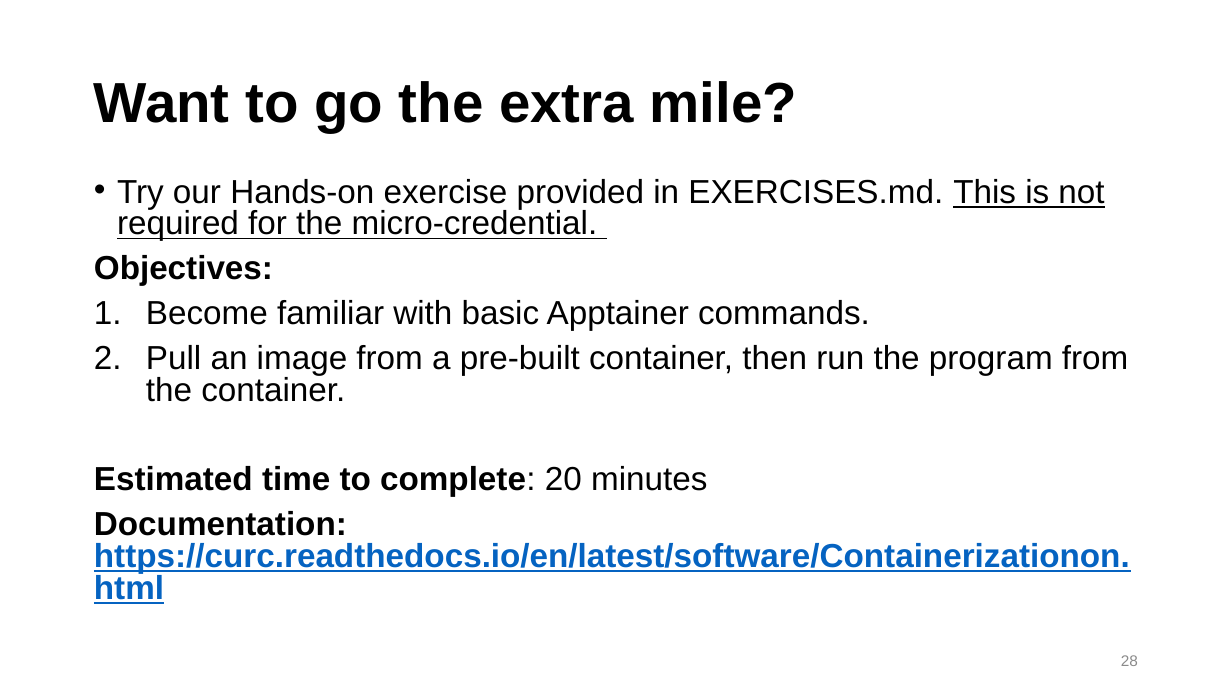
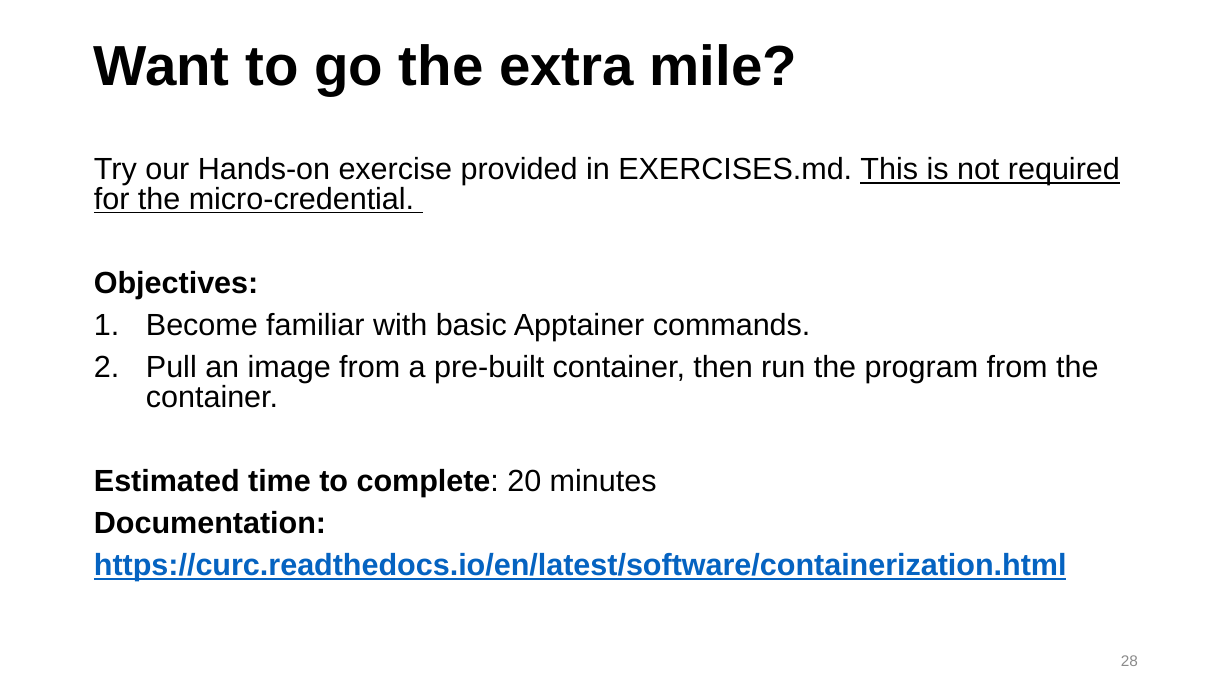
Before and after one commit to b-reyes/hpc_fundamentals_micro_credential, a slide deck: slide 28 of installing_software/installing_software.pptx. Drawn at 1232x693 pixels with LibreOffice and Linux fonts; fonts in the diff are those of the drawing; background and template pictures are left out. Boxes give left, top, right and bottom in pixels: in the first picture for what was removed or moved away, otherwise in the second. Text is boxed around its words. In the diff, an @@ line names an element or a change of style, - is before the commit and + after.

Commit message:
move description of a virtual environment to the beginning of the mamba section, go through Spack and Apptainer slides and clean up things (make them reflect the current state of the system), update EXERCUSES.md

```diff
--- a/installing_software/installing_software.pptx
+++ b/installing_software/installing_software.pptx
@@ title "Want to go the extra ...": place and size @@
-title "Want to go the extra ..." at <box>94,81,797,132</box>
+title "Want to go the extra ..." at <box>94,44,797,95</box>
@@ text "Try our Hands-on exercise provided ...": place and size @@
-text "Try our Hands-on exercise provided ..." at <box>94,179,1130,604</box>
+text "Try our Hands-on exercise provided ..." at <box>94,157,1120,581</box>
@@ text at <box>94,157,1120,497</box>: size 25.9 to 23.8 pt in "Try our Hands-on exercise provided in EXERCISES.md. ...", "Objectives:", "Become familiar with basic Apptainer commands.", "Pull an image from a pre-built container, ..." and 1 more places; bullet • to none @@
@@ text at <box>94,511,1067,581</box>: text changed; size 25.9 to 23.8 pt @@
-Documentation: https://curc.readthedocs.io/en/latest/software/Containerizationon.html
+Documentation:
+https://curc.readthedocs.io/en/latest/software/containerization.html
```
Also in this commit, not shown: 10 other slides changed, 2 other files.
